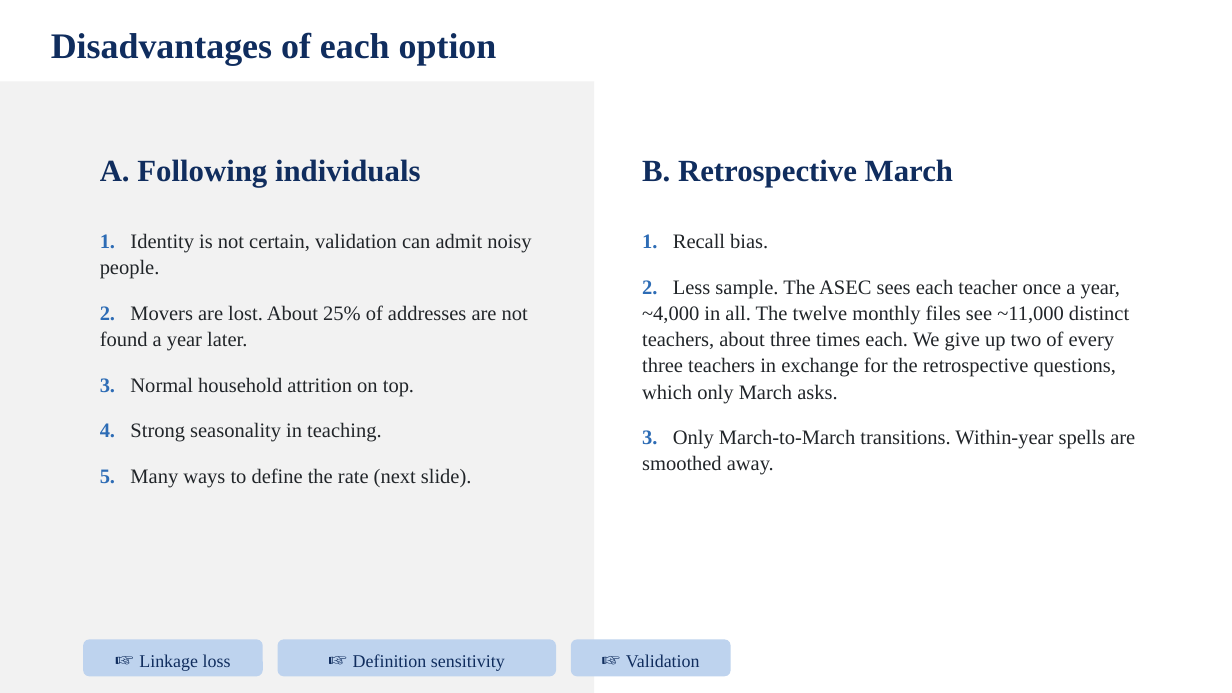
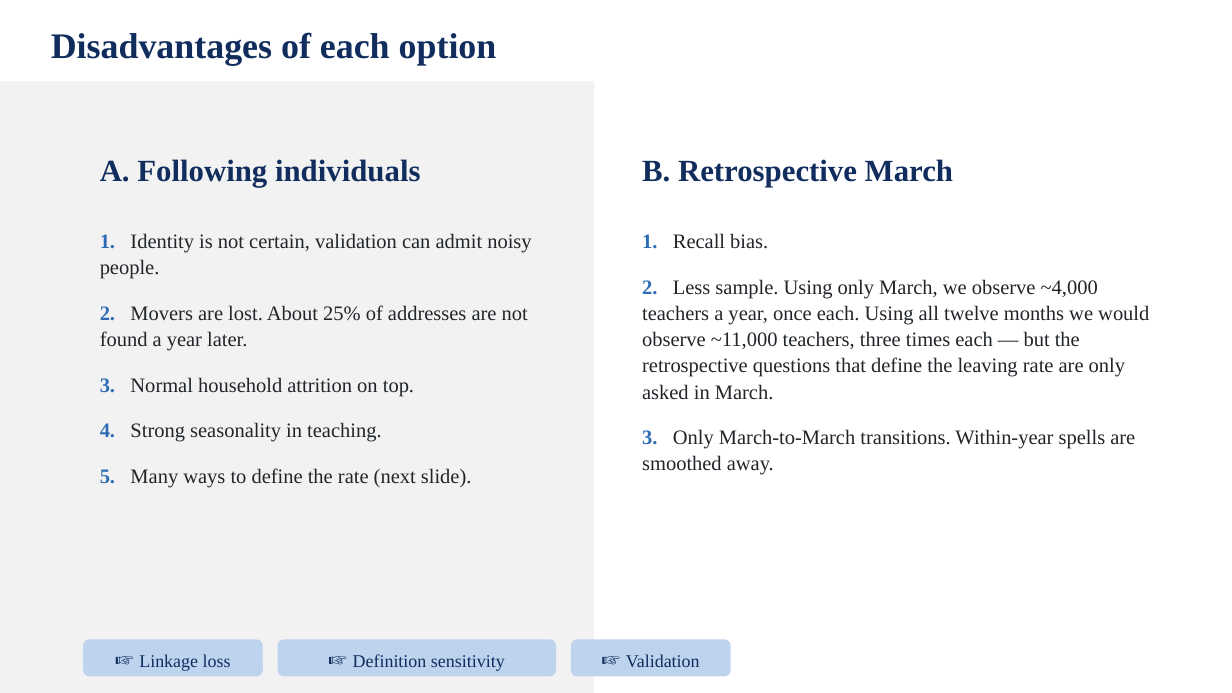
Before and after one commit to jedr1-ship-it/Alternative-Pathways----Quant, a slide deck: slide 1 of report/data_cluster/disadvantages_slide.pptx. Drawn at 1232x693 pixels with LibreOffice and Linux fonts; fonts in the diff are those of the drawing. Boxes give left, top, right and bottom in pixels: in the first picture for what was removed or moved away, otherwise in the second. Text is boxed around its words. In the diff, an @@ line names an element or a change of style, - is before the commit and + after.

```diff
--- a/report/data_cluster/disadvantages_slide.pptx
+++ b/report/data_cluster/disadvantages_slide.pptx
@@ text at [642,279,1149,400]: text changed @@
-2. Less sample. The ASEC sees each teacher once a year, ~4,000 in all. The twelve monthly files see ~11,000 distinct teachers, about three times each. We give up two of every three teachers in exchange for the retrospective questions, which only March asks.
+2. Less sample. Using only March, we observe ~4,000 teachers a year, once each. Using all twelve months we would observe ~11,000 teachers, three times each — but the retrospective questions that define the leaving rate are only asked in March.
```
Also in this commit, not shown: 4 other files.
